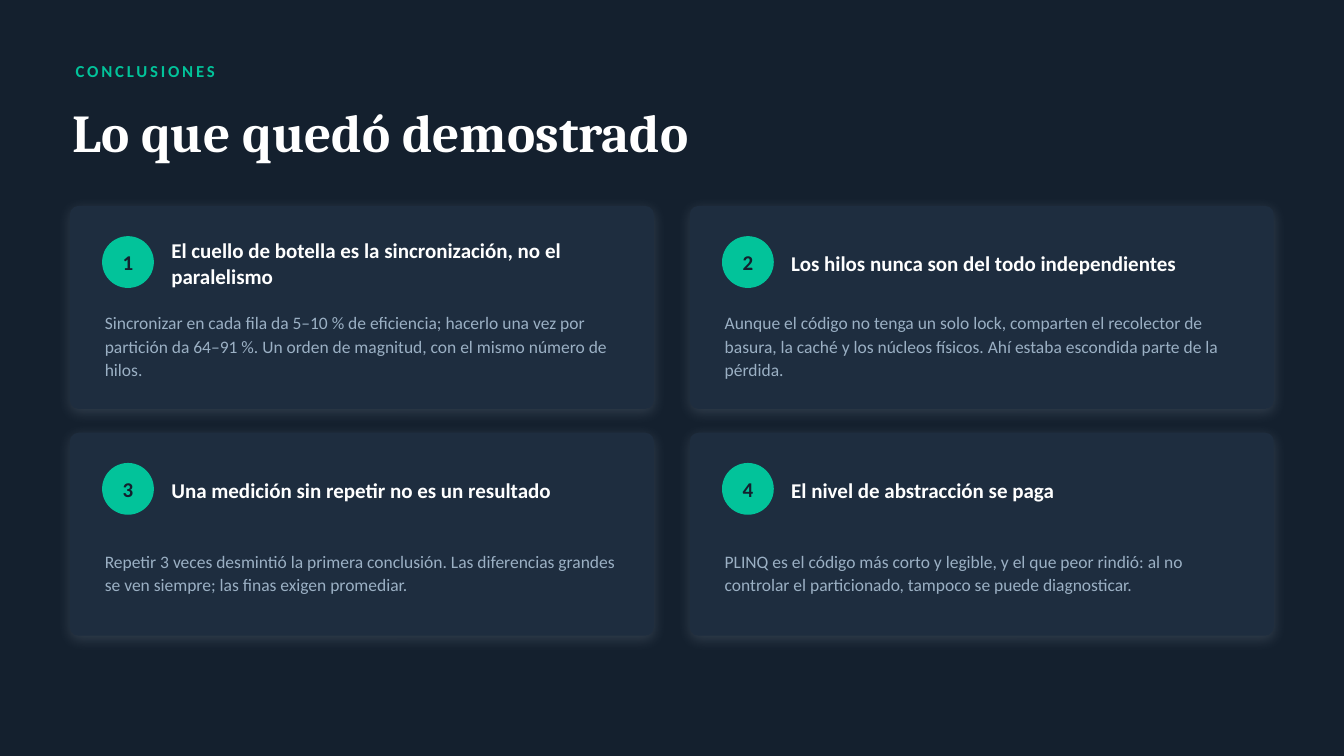
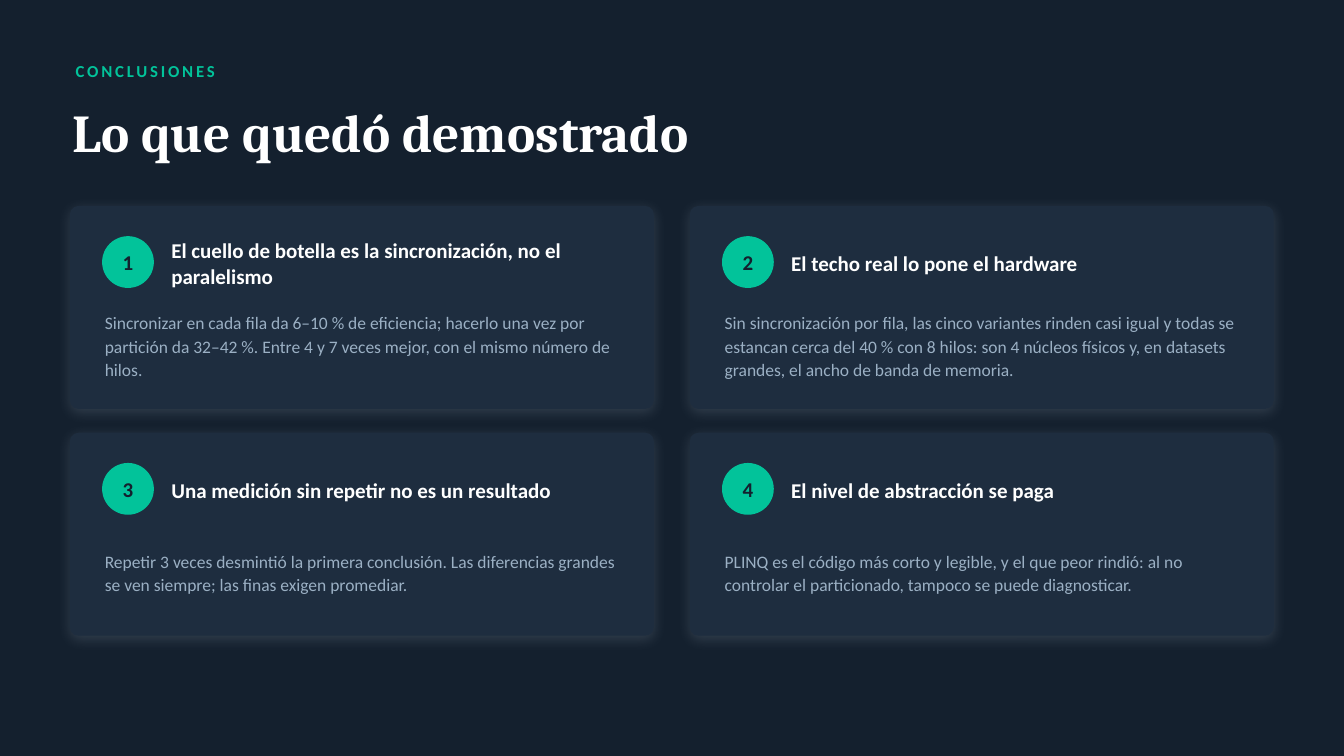
Before and after one commit to IsraelDev-var/VentasParalelo, a slide deck: slide 11 of VentasParalelo-Presentacion.pptx. Drawn at 1344x756 pixels with LibreOffice and Linux fonts; fonts in the diff are those of the drawing. Boxes give left, top, right and bottom in pixels: in the first picture for what was removed or moved away, otherwise in the second. Text is boxed around its words. In the diff, an @@ line names an element or a change of style, - is before the commit and + after.

```diff
--- a/VentasParalelo-Presentacion.pptx
+++ b/VentasParalelo-Presentacion.pptx
@@ text at <box>791,256,1078,275</box>: text changed @@
-Los hilos nunca son del todo independientes
+El techo real lo pone el hardware
@@ text at <box>105,317,610,376</box>: text changed @@
-Sincronizar en cada fila da 5–10 % de eficiencia; hacerlo una vez por partición da 64–91 %. Un orden de magnitud, con el mismo número de hilos.
+Sincronizar en cada fila da 6–10 % de eficiencia; hacerlo una vez por partición da 32–42 %. Entre 4 y 7 veces mejor, con el mismo número de hilos.
@@ text at <box>725,317,1235,379</box>: text changed @@
-Aunque el código no tenga un solo lock, comparten el recolector de basura, la caché y los núcleos físicos. Ahí estaba escondida parte de la pérdida.
+Sin sincronización por fila, las cinco variantes rinden casi igual y todas se estancan cerca del 40 % con 8 hilos: son 4 núcleos físicos y, en datasets grandes, el ancho de banda de memoria.
```
Also in this commit, not shown: 5 other slides changed, 1 slide added, 1 slide removed, 2 other files.
